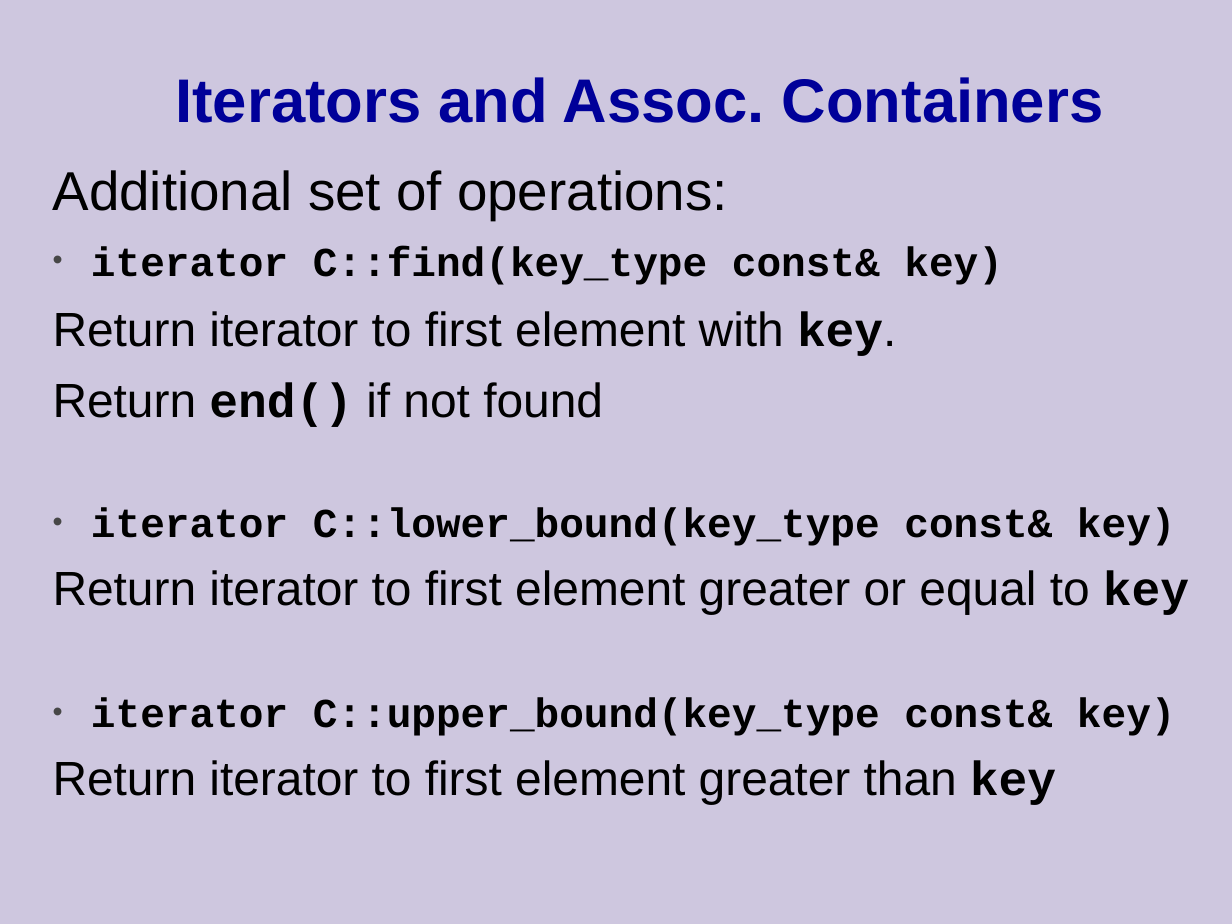
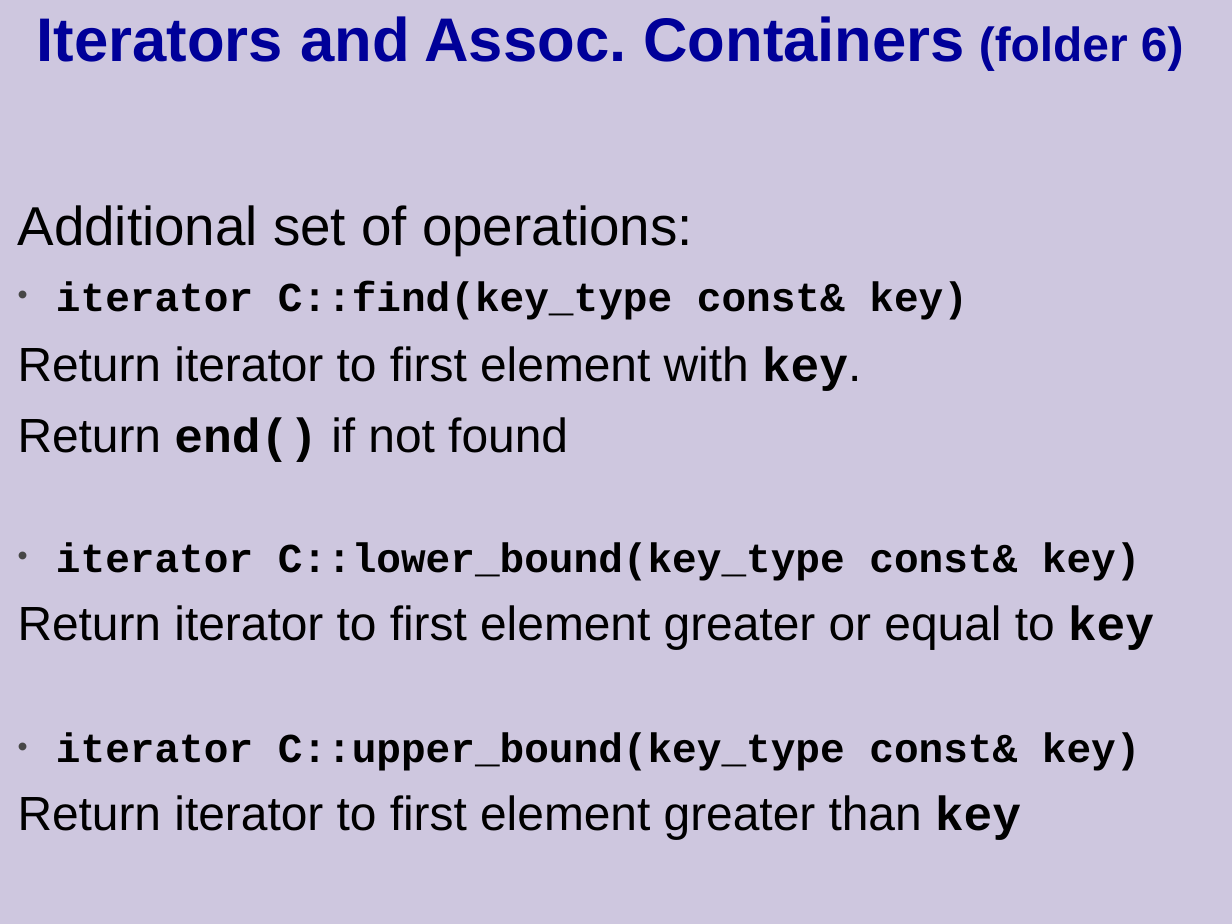
Before and after one commit to cpp-at-ariel/cpp-5778, a slide deck: slide 88 of week10-stl/slides-1-stl.odp (slide 87 before the commit). Drawn at 1232x924 pixels with LibreOffice and Linux fonts; fonts in the diff are those of the drawing. Boxes give left, top, right and bottom in pixels: in the first picture for what was removed or moved away, otherwise in the second. Text is boxed around its words. In the diff, an @@ line names an element or a change of style, - is before the commit and + after.

```diff
--- a/week10-stl/slides-1-stl.odp
+++ b/week10-stl/slides-1-stl.odp
@@ title at bbox=[37, 16, 1184, 70]: text changed @@
-Iterators and Assoc. Containers
+Iterators and Assoc. Containers (folder 6)
@@ text "Additional set of operations:": place and size @@
-text "Additional set of operations:" at bbox=[53, 170, 1189, 805]
+text "Additional set of operations:" at bbox=[18, 205, 1154, 840]
```
Also in this commit, not shown: 7 other slides changed, 2 slides added, 1 slide removed, 38 other files.
